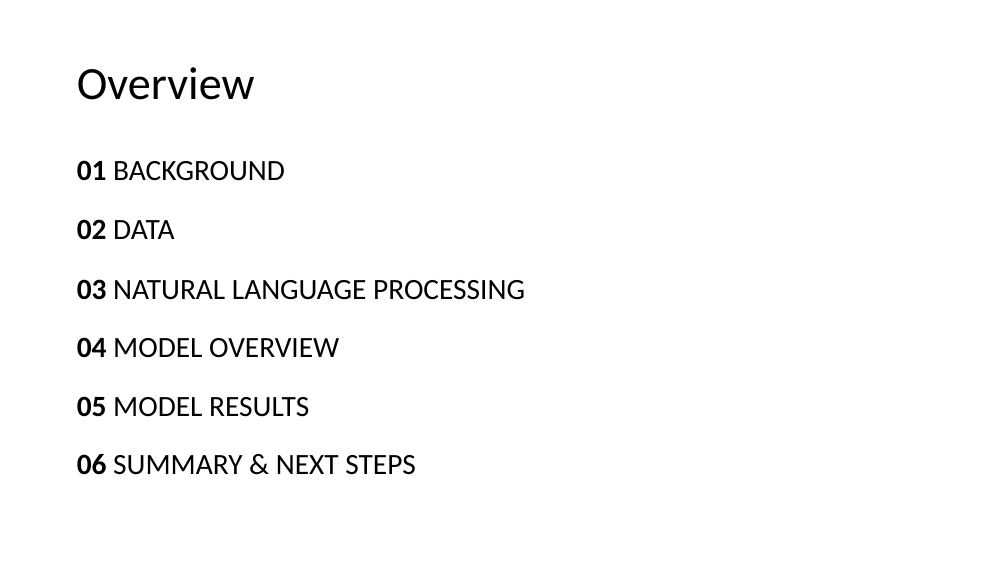
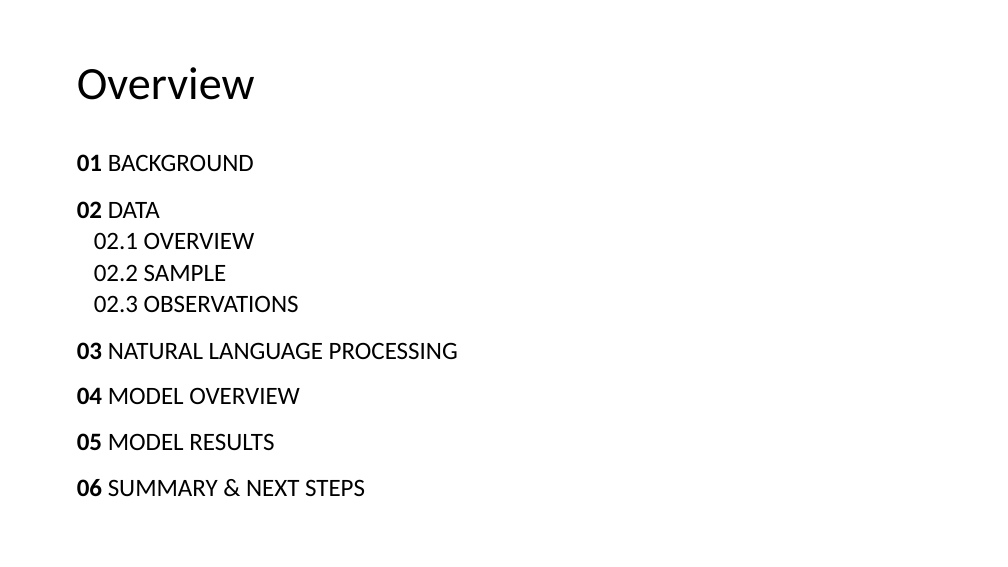
Before and after one commit to sstarkjr/NLP-food-safety-classification, a slide deck: slide 2 of Presentation.pptx. Drawn at 1008x567 pixels with LibreOffice and Linux fonts; fonts in the diff are those of the drawing. Boxes give left, top, right and bottom in pixels: in the first picture for what was removed or moved away, otherwise in the second. Text is boxed around its words. In the diff, an @@ line names an element or a change of style, - is before the commit and + after.

```diff
--- a/Presentation.pptx
+++ b/Presentation.pptx
@@ text at <box>77,154,458,497</box>: size 28 to 23.8 pt in "01 BACKGROUND", "02 DATA", "03 NATURAL LANGUAGE PROCESSING", "04 MODEL OVERVIEW" and 2 more places; line spacing 0.9 to 0.7 @@
@@ text at <box>94,232,299,312</box>: paragraphs added @@
+02.1 OVERVIEW
+02.2 SAMPLE
+02.3 OBSERVATIONS
```
Also in this commit, not shown: 5 other slides changed, 2 slides added, 3 slides removed, 3 other files.
